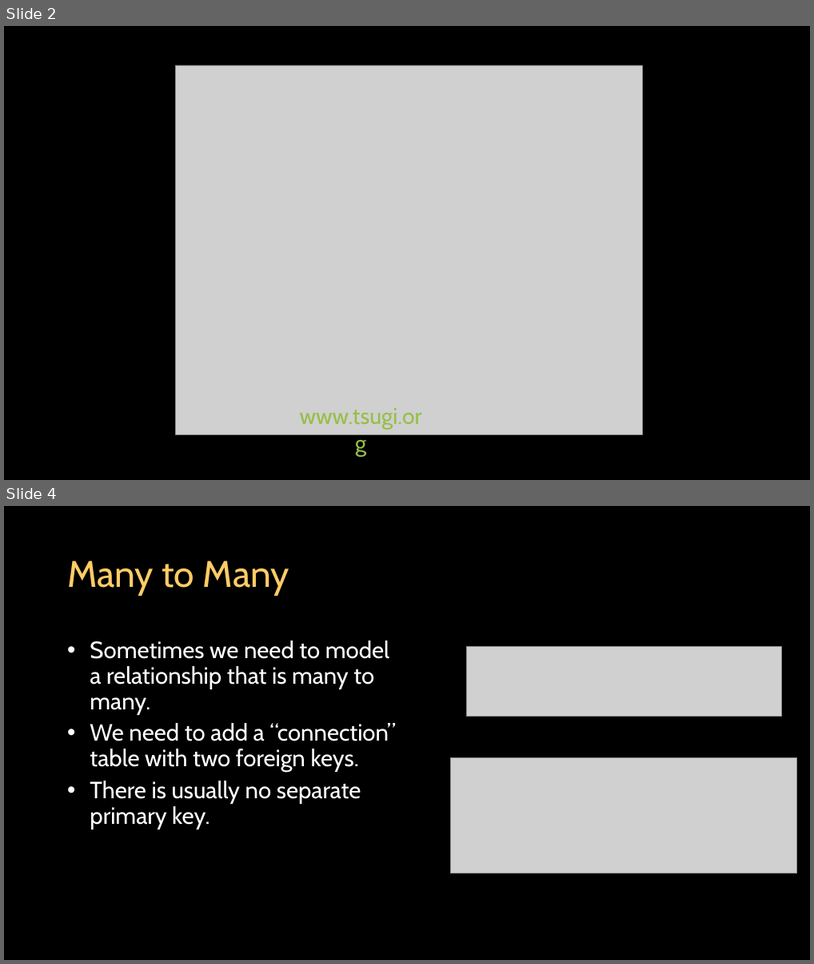
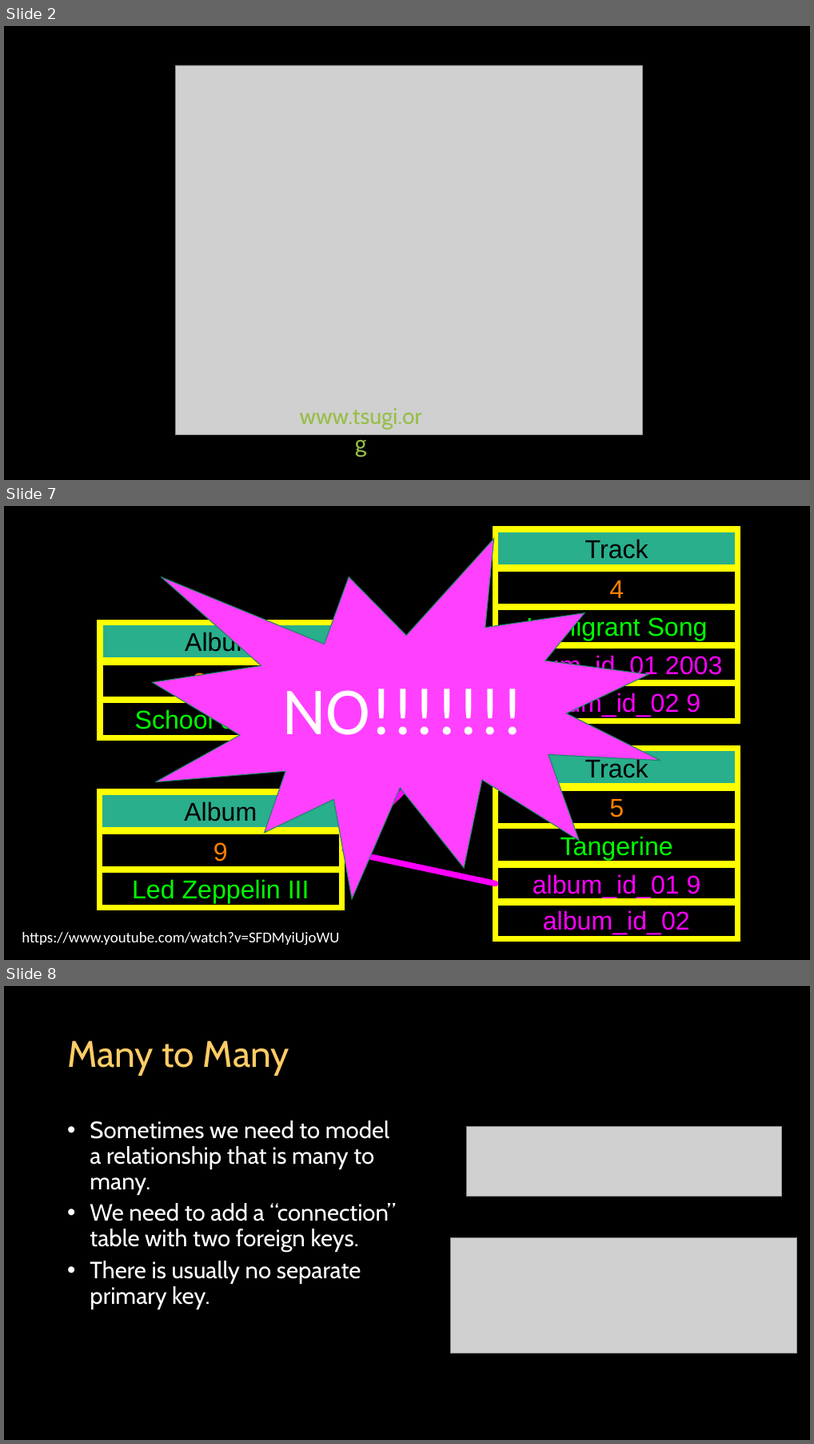
Before and after one commit to csev/dj4e, a slide deck: lectures/DJ-03-Many-To-Many.pptx. Shown one above the other, each under a label of ours: slides 2 and 4 before the commit, slides 2, 7 and 8 after it; the slides between them are not shown. The pictures are 814x964 and 814x1444 pixels, drawn with LibreOffice and Linux fonts; fonts in the diff are those of the drawing; grey boxes stand for pictures. Boxes give left, top, right and bottom in pixels: in the first picture for what was removed or moved away, otherwise in the second. Text is boxed around its words. In the diff, an @@ line names an element or a change of style, - is before the commit and + after.

Commit message:
Moar on the album1

```diff
--- a/lectures/DJ-03-Many-To-Many.pptx
+++ b/lectures/DJ-03-Many-To-Many.pptx
@@ slide 7 added at [4, 506, 810, 960], background #000000 @@
@@ rectangle added at [496, 529, 738, 567], fill #29AF8C, outline #FFFF00 7 pt, 30.7 pt, text #000000 @@
+Track
@@ irregular seal added at [152, 539, 661, 899], fill #FF40FF, outline #1E8168 1 pt, 80 pt, text #FFFFFF @@
+NO!!!!!!!
@@ rectangle added at [496, 569, 738, 607], outline #FFFF00 7 pt, 30.7 pt, text #FF7F00 @@
+4
@@ rectangle added at [100, 622, 342, 660], fill #29AF8C, outline #FFFF00 7 pt, 30.7 pt, text #000000 @@
+Album
@@ rectangle added at [496, 607, 738, 644], outline #FFFF00 7 pt, 30.7 pt, text #00FF00 @@
+Immigrant Song
@@ rectangle added at [496, 646, 738, 684], outline #FFFF00 7 pt, 30.7 pt, text #FF00FF @@
+album_id_01 2003
@@ rectangle added at [100, 662, 342, 700], outline #FFFF00 7 pt, 30.7 pt, text #FF7F00 @@
+2003
@@ arrow added from (496, 664) to (342, 681), #FF00FF 7 pt @@
@@ rectangle added at [495, 683, 738, 720], outline #FFFF00 7 pt, 30.7 pt, text #FF00FF @@
+album_id_02 9
@@ rectangle added at [100, 700, 342, 737], outline #FFFF00 7 pt, 30.7 pt, text #00FF00 @@
+School of Rock
@@ arrow added from (495, 702) to (342, 850), #FF00FF 7 pt @@
@@ rectangle added at [99, 792, 342, 829], fill #29AF8C, outline #FFFF00 7 pt, 30.7 pt, text #000000 @@
+Album
@@ rectangle added at [99, 832, 342, 869], outline #FFFF00 7 pt, 30.7 pt, text #FF7F00 @@
+9
@@ arrow added from (496, 884) to (342, 850), #FF00FF 7 pt @@
@@ group added at [496, 748, 738, 902]: 4 rectangles @@
+Track
+5
+Tangerine
+album_id_01 9
@@ rectangle added at [99, 869, 342, 907], outline #FFFF00 7 pt, 30.7 pt, text #00FF00 @@
+Led Zeppelin III
@@ rectangle added at [495, 901, 738, 939], outline #FFFF00 7 pt, 30.7 pt, text #FF00FF @@
+album_id_02
@@ text added at [22, 932, 339, 945], 18 pt, text #FFFFFF @@
+https://www.youtube.com/watch?v=SFDMyiUjoWU
@@ what was slide 4 is now slide 8 @@
```
Also in this commit, not shown: 1 slide changed, 3 other slides added.
